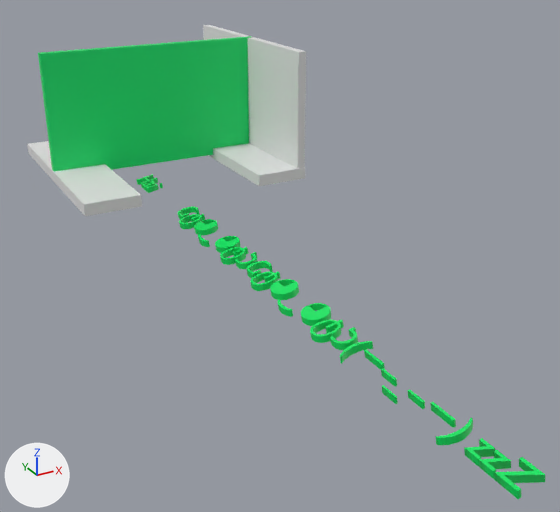
Renders of the Blender file src/objects/level5.blend from each side of a commit.
The view is the same before and after, from a camera (50 mm lens) standing at (-36.2, -101.0, 30.8) and looking at (1.8, -31.9, -3.7). The axes (+X, +Y, +Z) are drawn at lower left. The lights are the same throughout.
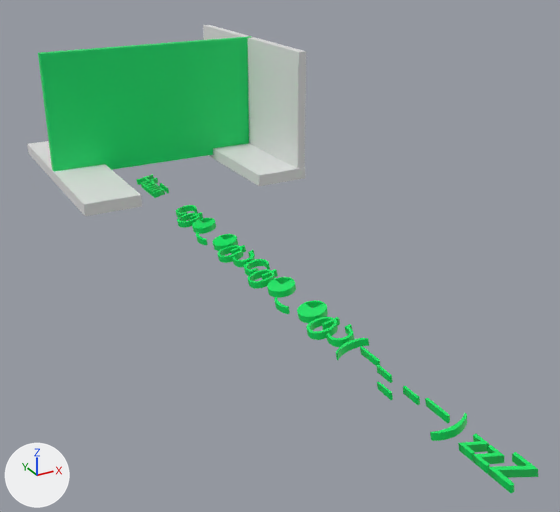
Commit message: added new level!

Pixel boxes [x1, y1, x2, y2] of what changed, in the pictures (560 x 512 px):
'Text_X', text changed: before [137, 175, 545, 499]; after [137, 175, 538, 493]

The change in detail:
In text 'Text' (txt_text), body goes from 'Hai          Ⴚტ◕‿◕ტჂႺტ◕‿◕ტჂ(－–_–－) zzZ' to 'Haiiii       Ⴚტ◕‿◕ტჂႺტ◕‿◕ტჂ(－–_–－) zzZ'.
